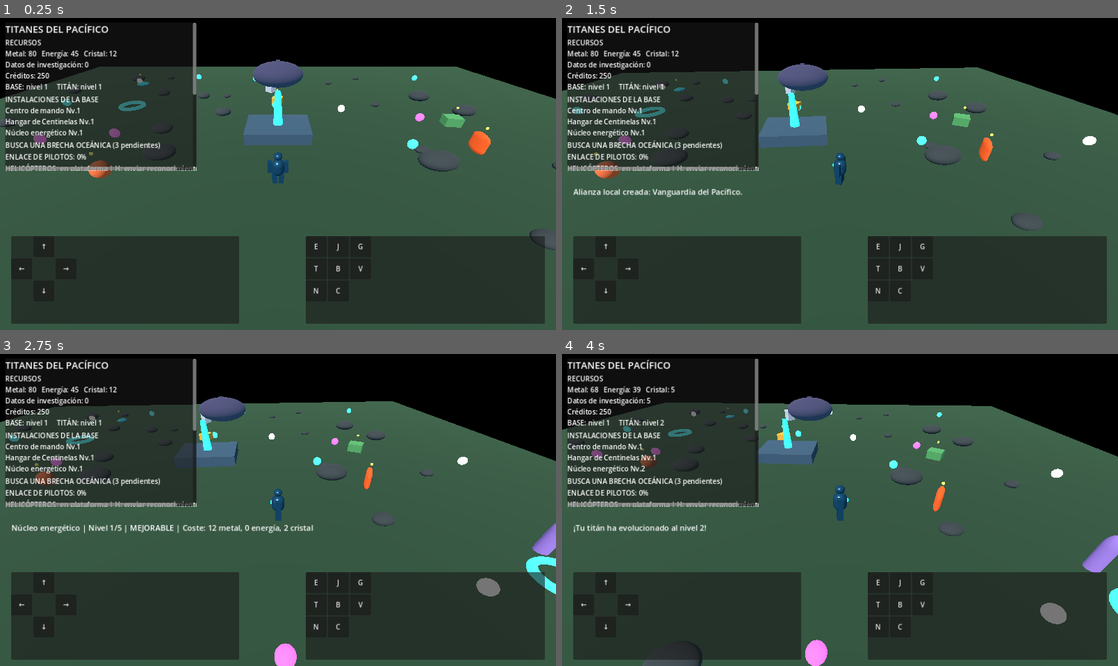
Above: before the commit, frames 1-4 (two rows, left to right).
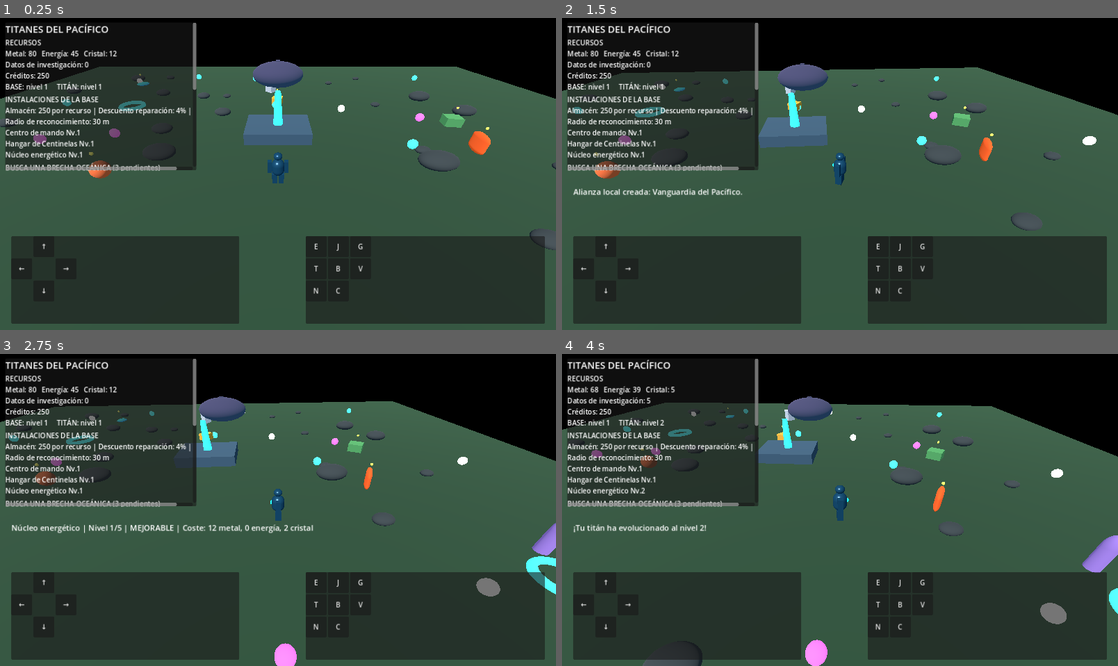
Above: after the commit, the same moments.

Repository: edwjacpinros2012-dev/Titanes-del-Pac-fico-
Game: Godot game, scene res://scenes/main.tscn
Two runs of this game, one before a commit and one after it. Both use one fixed random seed, a clock stepped at 60 frames per second and the inputs below.
Inputs:
- Up to frame 1 (0.25 s): no input
- Up to frame 2 (1.5 s): tap Enter at 0.5 s; hold D (move_right) 0.53-1.28 s; hold P (alliance_create) 0.53-1.28 s; hold S (move_back) from 1.28 s (still down); tap K (alliance_join) at 1.35 s
- Up to frame 3 (2.75 s): release S (move_back) at 2.03 s; hold D (move_right) from 2.03 s (still down); hold V (base_select_next) from 2.03 s (still down)
- Up to frame 4 (4 s): release D (move_right) at 2.78 s; release V (base_select_next) at 2.78 s; hold N (base_upgrade_selected) 2.78-3.53 s; tap E (collect) at 2.85 s; hold A (move_left) from 3.53 s (still down); hold T (evolve_titan) from 3.53 s (still down)

The runs differ from the first frame. In frame 1, 1.7% of the frame differs, in the area x 1-36%, y 22-49%; in frame 2, 1.7%; in frame 3, 1.7%; in frame 4, 1.7%.

Commit message:
Connect base facilities to storage, research, repairs and scouting bonuses

Diff:
--- a/scripts/base/base_development_manager.gd
+++ b/scripts/base/base_development_manager.gd
@@ -3,6 +3,7 @@
 
 signal facility_upgraded(facility_id: String, new_level: int)
 signal production_generated(resource_id: String, amount: int)
+signal research_generated(amount: int)
 
 const PRODUCTION_INTERVAL := 60.0
 const FACILITY_ORDER := [
@@ -38,7 +39,7 @@
 	"laboratory": {
 		"name": "Laboratorio", "max_level": 5, "unlock_level": 2,
 		"cost": {"metal": 16, "energia": 12, "cristal": 5},
-		"prerequisites": {"hangar": 2}, "output": "", "rate": 0,
+		"prerequisites": {"hangar": 2}, "output": "research_data", "rate": 1,
 		"description": "Prepara investigación y futuras tecnologías."
 	},
 	"warehouse": {
@@ -157,9 +158,18 @@
 			if resource_id.is_empty() or rate <= 0 or level <= 0:
 				continue
 			var amount := rate * level
-			inventory[resource_id] = int(inventory.get(resource_id, 0)) + amount
-			generated_total += amount
-			production_generated.emit(resource_id, amount)
+			if resource_id == "research_data":
+				research_generated.emit(amount)
+				generated_total += amount
+				continue
+			var capacity := get_storage_capacity()
+			var current_amount := int(inventory.get(resource_id, 0))
+			var actual_amount := mini(amount, maxi(0, capacity - current_amount))
+			if actual_amount <= 0:
+				continue
+			inventory[resource_id] = current_amount + actual_amount
+			generated_total += actual_amount
+			production_generated.emit(resource_id, actual_amount)
 	return generated_total
 
 func get_selected_facility_text(inventory: Dictionary, base_level: int) -> String:
@@ -178,8 +188,25 @@
 		str(definition["name"]), level, int(definition["max_level"]), status, cost_text
 	]
 
+
+func get_storage_capacity() -> int:
+	return 250 + get_facility_level("warehouse") * 250
+
+func get_repair_discount() -> float:
+	var hangar_bonus := float(get_facility_level("hangar")) * 0.04
+	var repair_bonus := float(get_facility_level("repair_bay")) * 0.10
+	return clampf(hangar_bonus + repair_bonus, 0.0, 0.60)
+
+func get_scouting_radius(base_radius: float = 30.0) -> float:
+	return base_radius + float(get_facility_level("radar")) * 8.0 + float(get_facility_level("airfield")) * 4.0
+
+func get_facility_effects_text() -> String:
+	return "Almacén: %d por recurso | Descuento reparación: %d%% | Radio de reconocimiento: %d m" % [
+		get_storage_capacity(), roundi(get_repair_discount() * 100.0), roundi(get_scouting_radius())
+	]
+
 func get_status_text() -> String:
-	var lines := PackedStringArray(["INSTALACIONES DE LA BASE"])
+	var lines := PackedStringArray(["INSTALACIONES DE LA BASE", get_facility_effects_text()])
 	for facility_id in FACILITY_ORDER:
 		var definition: Dictionary = FACILITIES[str(facility_id)]
 		var level := get_facility_level(str(facility_id))
